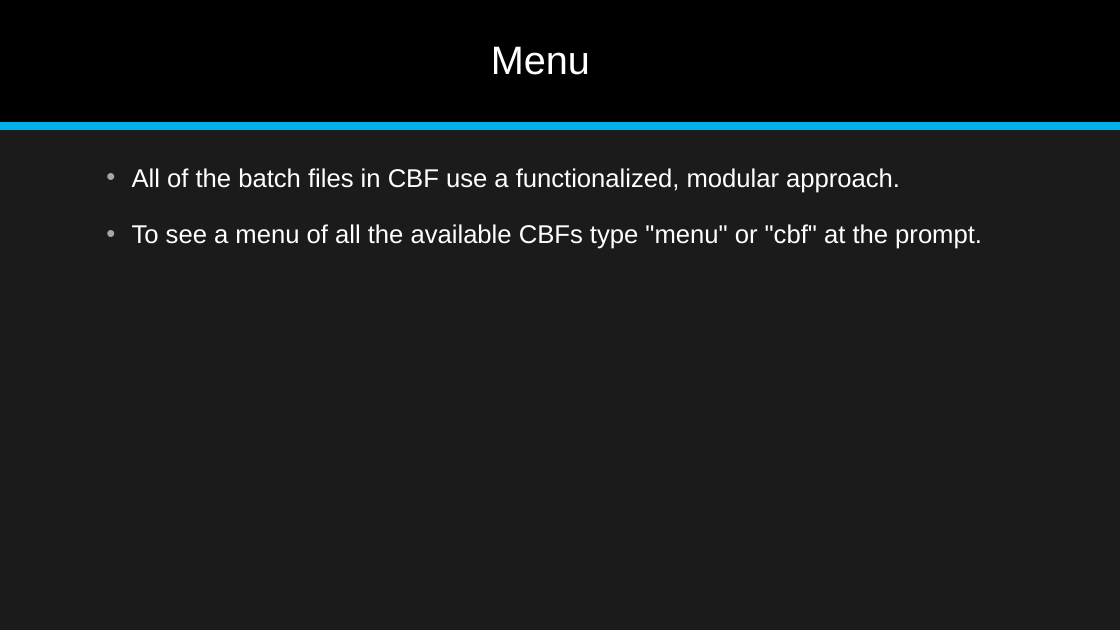
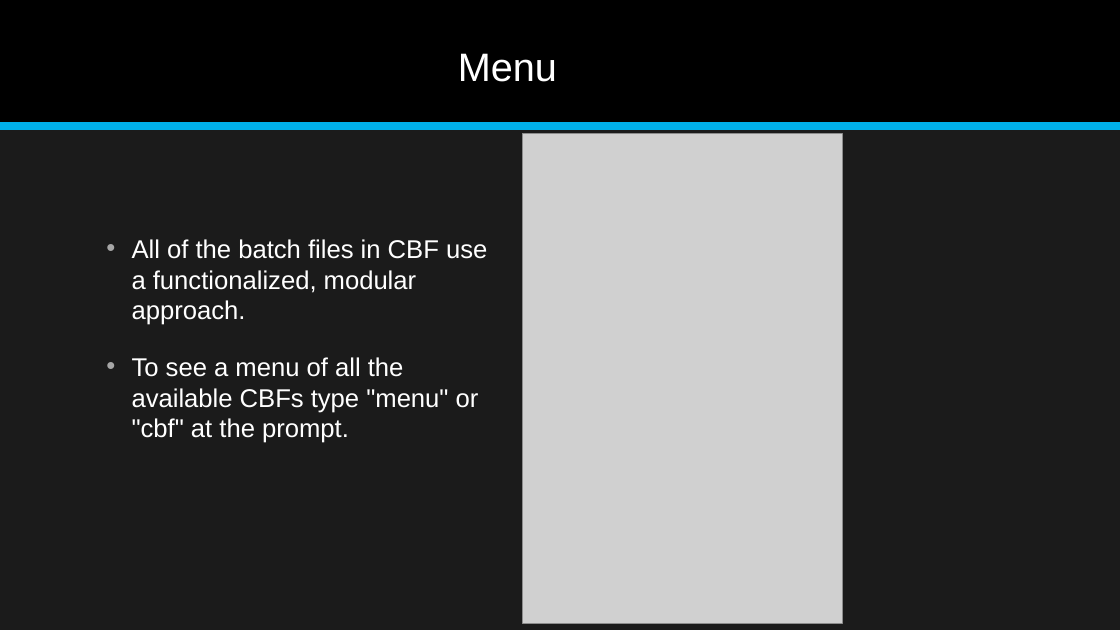
Before and after one commit to jonathan-r-jones/Composable-Batch-Files, a slide deck: slide 10 of Composable Batch File Helper.pptx (slide 12 before the commit). Drawn at 1120x630 pixels with LibreOffice and Linux fonts; fonts in the diff are those of the drawing; grey boxes stand for pictures. Boxes give left, top, right and bottom in pixels: in the first picture for what was removed or moved away, otherwise in the second. Text is boxed around its words. In the diff, an @@ line names an element or a change of style, - is before the commit and + after.

```diff
--- a/Composable Batch File Helper.pptx
+++ b/Composable Batch File Helper.pptx
@@ title "Menu": place and size @@
-title "Menu" at box(491, 46, 590, 75)
+title "Menu" at box(458, 53, 557, 82)
@@ picture added at box(523, 134, 842, 623) @@
@@ text "All of the batch files ..." rewrapped from box(132, 168, 982, 249) to box(132, 239, 487, 443) @@
```
Also in this commit, not shown: 4 other slides changed, 3 slides removed, 4 other files.
